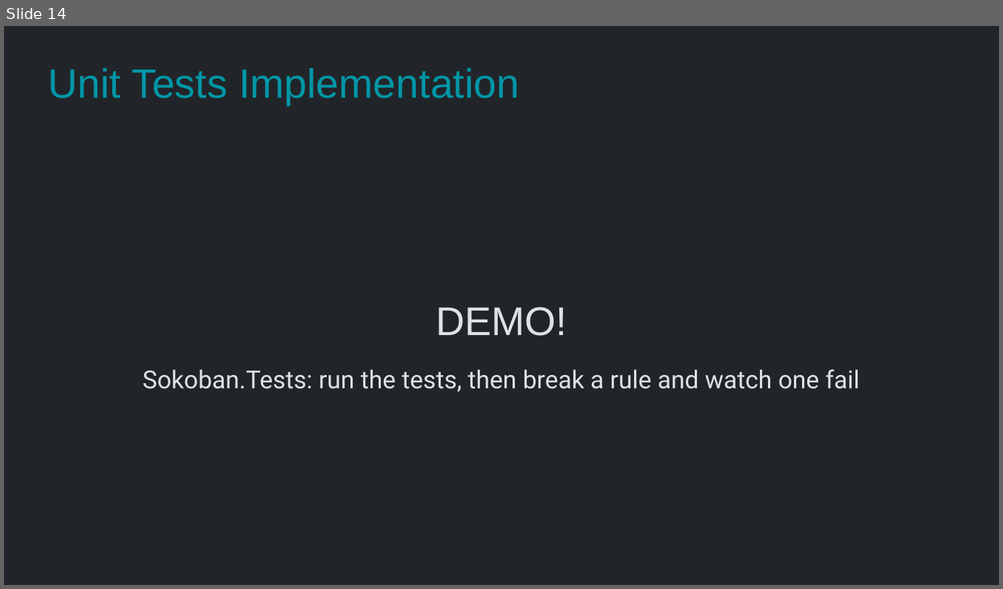
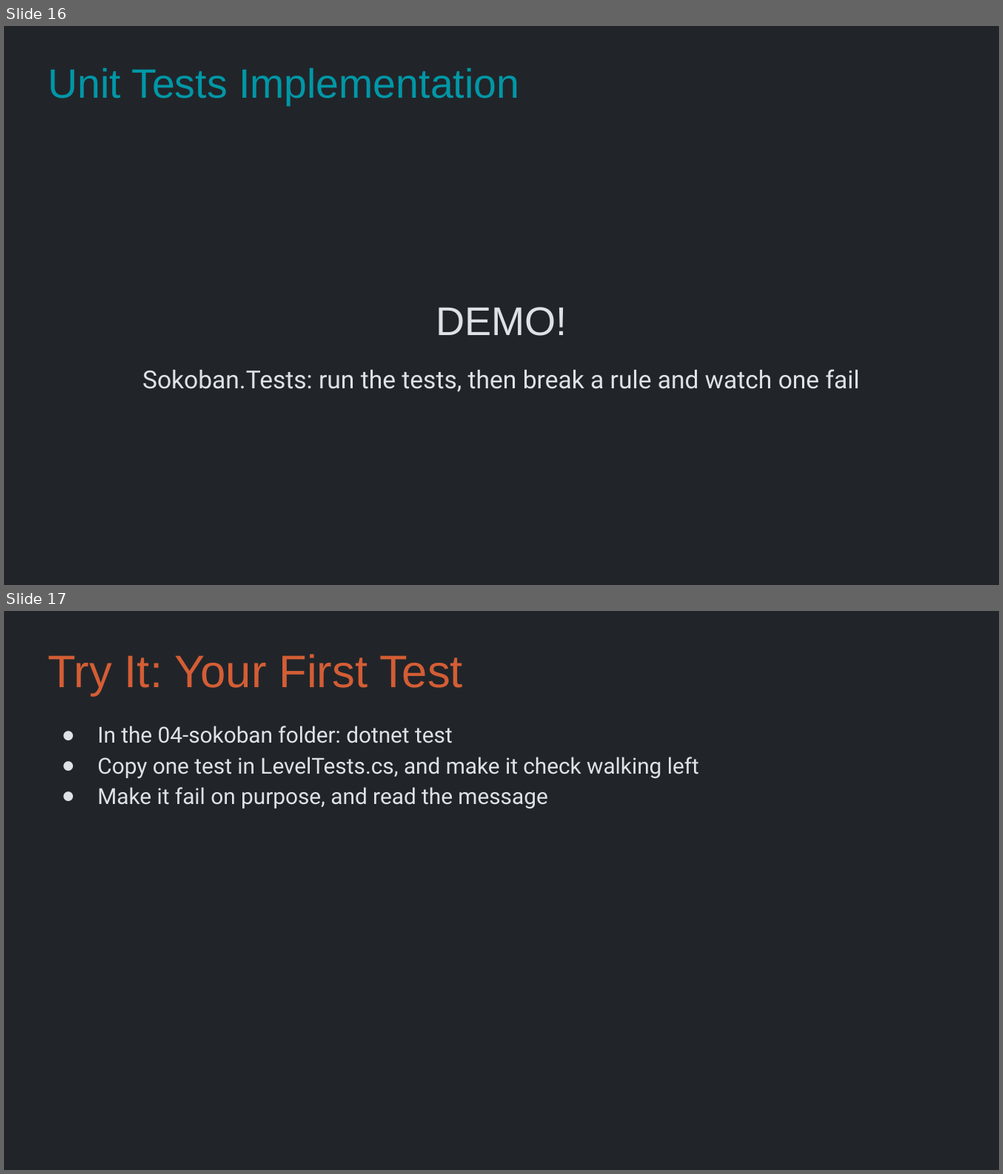
Before and after one commit to Metamate/gar, a slide deck: slides/04 Sokoban.pptx. Shown one above the other, each under a label of ours: slide 14 before the commit, slides 16 and 17 after it. The pictures are 1003x589 and 1003x1174 pixels, drawn with LibreOffice and Linux fonts; fonts in the diff are those of the drawing. Boxes give left, top, right and bottom in pixels: in the first picture for what was removed or moved away, otherwise in the second. Text is boxed around its words. In the diff, an @@ line names an element or a change of style, - is before the commit and + after.

```diff
--- a/slides/04 Sokoban.pptx
+++ b/slides/04 Sokoban.pptx
@@ slide 17 added at <box>4,611,999,1170</box>, background #212529 @@
@@ title added at <box>48,654,463,696</box>, 33 pt, text #D45D35 @@
+Try It: Your First Test
@@ text added at <box>97,726,699,809</box>, 16 pt, text #DEE2E6 @@
+● In the 04-sokoban folder: dotnet test
+● Copy one test in LevelTests.cs, and make it check walking left
+● Make it fail on purpose, and read the message
@@ what was slide 14 is now slide 16 @@
```
Also in this commit, not shown: 3 other slides added, 15 other files.
